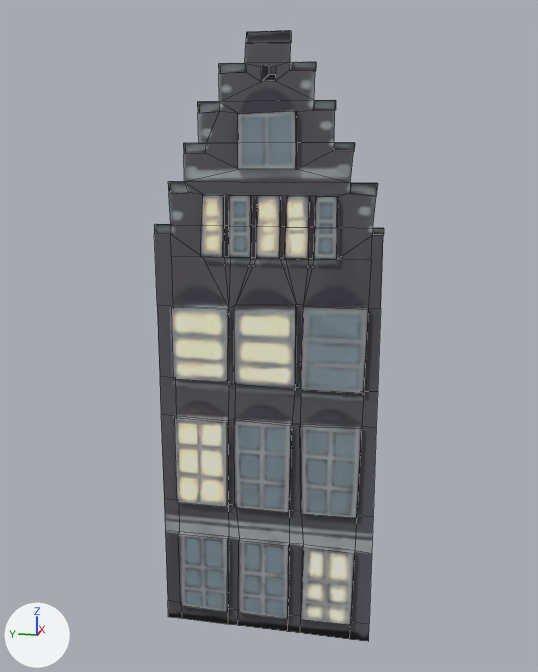
One commit to the FBX model Liquidwire/Assets/Models/Mesh_Exterior_House3.fbx: the scene before it, then after it.
The view is the same before and after, from a 50 mm camera at (-6.55, 2.42, 4.7) aimed at (0.18, 3.77, 3.01). Every picture has the same lights, and +X, +Y and +Z are marked at lower left. Mesh edges are drawn as thin lines. Where no turn or scale is listed for an object, it has been applied to the vertices.

Objects in the first picture: 'House3'.
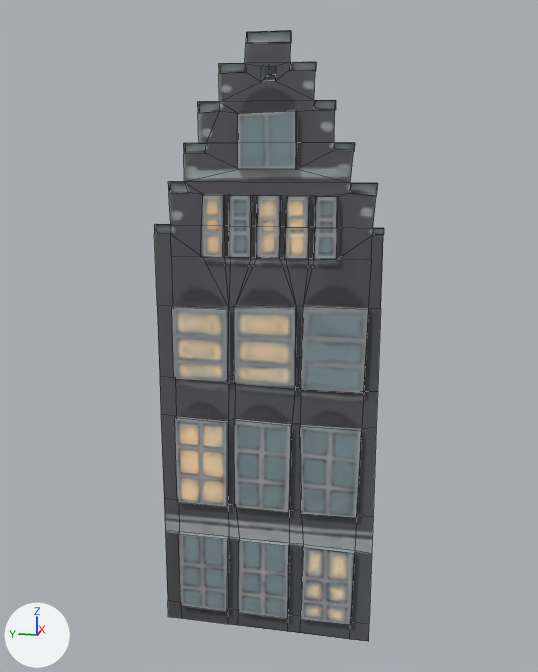
Location of each change, [x1, y1, x2, y2] in pixels of the pictures (538 x 672 px):
'House3', surface changed
    both: [167, 30, 384, 642]
part 1 of me_plane_005, surface changed
    both: [154, 31, 384, 642]

Edits to the bpy script that builds the scene:
```text
Add img_houses_emissionmap_png:
    img_houses_emissionmap_png = load_image('Houses_Emissionmap.png', '../Textures/Houses_Emissionmap.png', 512, 512, 'sRGB')
Add img_houses_1024_png:
    img_houses_1024_png = load_image('Houses_1024.png', '../Textures/Houses_1024.png', 1024, 1024, 'sRGB')
Change mat_material_002:
    where n0 = _N.new('ShaderNodeBsdfPrincipled'); n0.name = 'Principled BSDF'
    add n0.inputs[28].default_value = 1.0  # 'Emission Strength'
    where n2 = _N.new('ShaderNodeTexImage'); n2.name = 'Image Texture'
    n2.image: img_houses_png -> img_houses_1024_png
    add n3 = _N.new('ShaderNodeTexImage'); n3.name = 'Image Texture.001'
    add n3.image = img_houses_emissionmap_png
    add _L.new(n3.outputs[0], n0.inputs[27])  # 'Color' to 'Emission Color'
Change me_plane_005:
    where me_plane_005.from_pydata(...)  # 266 vertices, 235 faces; spans x -0.05..0.33, y -1.04..1.04, z -2.88..2.82
    used by ob_house3; location = (0.0, 3.76, 2.87)
    me_plane_005 part 1: texture (UV) coordinates of 155 of 235 faces, centred in x -0.05..0.33, y -0.99..0.97, z -2.79..2.78, changed; they spanned u 0.48..0.76, v 0.0..0.73 and now span u 0.48..0.9, v 0.01..0.98
```
